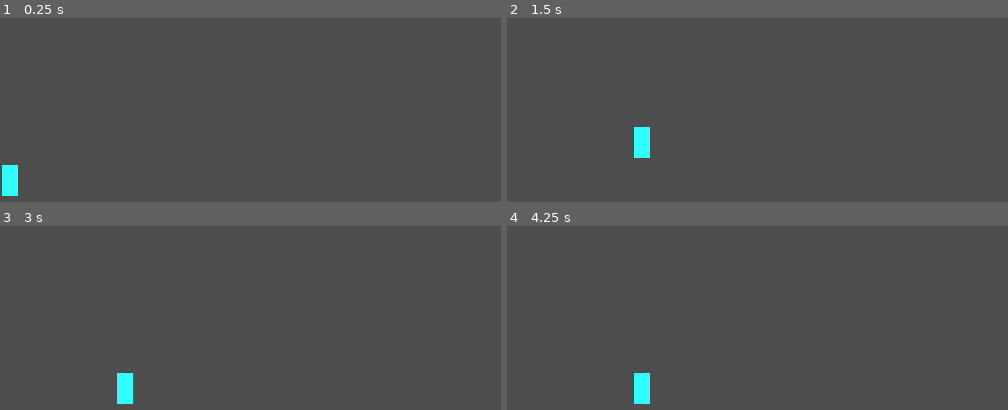
Above: before the commit, frames 1-4 (two rows, left to right).
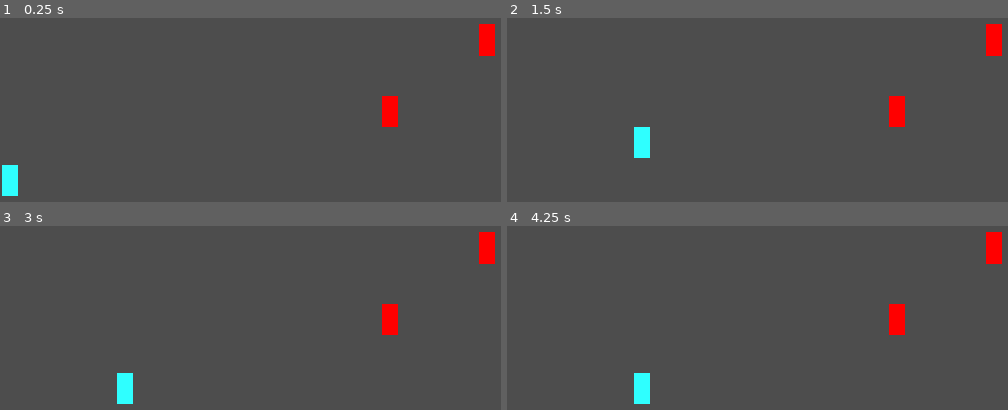
Above: after the commit, the same moments.

Repository: bryankatuari/outofpower
Game: Godot game, scene res://scenes/level_1.tscn
Two runs of this game, one before a commit and one after it. Both use one fixed random seed, a clock stepped at 60 frames per second and the inputs below.
Inputs:
- Up to frame 1 (0.25 s): no input
- Up to frame 2 (1.5 s): tap Enter at 0.5 s; hold Right (dash_right) from 0.53 s (still down); tap Space (jump) at 0.77 s
- Up to frame 3 (3 s): tap Space (jump) at 1.52, 2 s; release Right (dash_right) at 2.03 s; hold Left (dash_left) 2.03-2.78 s; tap Enter at 2.75 s; hold Right (dash_right) from 2.78 s (still down)
- Up to frame 4 (4.25 s): keep holding Right (dash_right); tap Space (jump) at 3.02, 3.77 s

The runs differ from the first frame. In frame 1, 1.1% of the frame differs, in the area x 76-99%, y 3-60%; in frame 2, 1.1%; in frame 3, 1.1%; in frame 4, 1.1%.

Commit message:
enemies and dash resets

Diff:
--- /dev/null
+++ b/scenes/enemy.tscn
@@ -0,0 +1,20 @@
+[gd_scene load_steps=3 format=3 uid="uid://t4qjk31ad6v6"]
+
+[ext_resource type="Script" path="res://scripts/enemy.gd" id="1_e7pmg"]
+
+[sub_resource type="RectangleShape2D" id="RectangleShape2D_4qpd4"]
+size = Vector2(25, 50)
+
+[node name="Enemy" type="Area2D"]
+position = Vector2(313, 591)
+script = ExtResource("1_e7pmg")
+
+[node name="CollisionShape2D" type="CollisionShape2D" parent="."]
+position = Vector2(0.5, 32)
+shape = SubResource("RectangleShape2D_4qpd4")
+
+[node name="Polygon2D" type="Polygon2D" parent="."]
+color = Color(1, 0, 0, 1)
+polygon = PackedVector2Array(-12, 7, 13, 7, 13, 57, -12, 57)
+
+[connection signal="body_entered" from="." to="." method="_on_body_entered"]
--- a/scenes/level_1.tscn
+++ b/scenes/level_1.tscn
@@ -1,6 +1,7 @@
-[gd_scene load_steps=4 format=3 uid="uid://rurffu3ao3xb"]
+[gd_scene load_steps=5 format=3 uid="uid://rurffu3ao3xb"]
 
 [ext_resource type="Script" path="res://scripts/Player.gd" id="1_q621y"]
+[ext_resource type="PackedScene" uid="uid://t4qjk31ad6v6" path="res://scenes/enemy.tscn" id="2_3tqpx"]
 
 [sub_resource type="RectangleShape2D" id="RectangleShape2D_mvgtx"]
 size = Vector2(24.625, 49.875)
@@ -10,7 +11,7 @@
 
 [node name="Level" type="Node2D"]
 
-[node name="Player" type="CharacterBody2D" parent="."]
+[node name="Player" type="CharacterBody2D" parent="." groups=["player"]]
 position = Vector2(4, 652)
 script = ExtResource("1_q621y")
 
@@ -30,3 +31,9 @@
 [node name="CollisionShape2D" type="CollisionShape2D" parent="Floor"]
 position = Vector2(2.08165e-12, 22)
 shape = SubResource("RectangleShape2D_50xls")
+
+[node name="Enemy" parent="." instance=ExtResource("2_3tqpx")]
+position = Vector2(624, 539)
+
+[node name="Enemy2" parent="." instance=ExtResource("2_3tqpx")]
+position = Vector2(779, 424)
--- a/scripts/Player.gd
+++ b/scripts/Player.gd
@@ -64,3 +64,4 @@
 
 func reset_dash():
 	can_dash = true
+	dash_cooldown_timer = 0.0
--- /dev/null
+++ b/scripts/enemy.gd
@@ -0,0 +1,6 @@
+extends Area2D
+
+func _on_body_entered(body):
+	if body.is_in_group("player") and body.is_dashing:
+		body.reset_dash()
+		queue_free()
